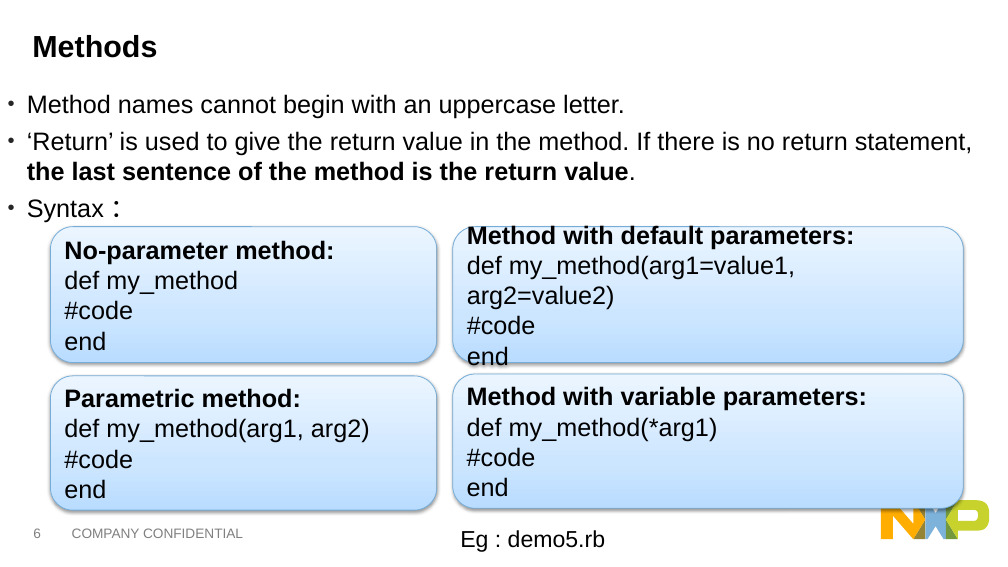
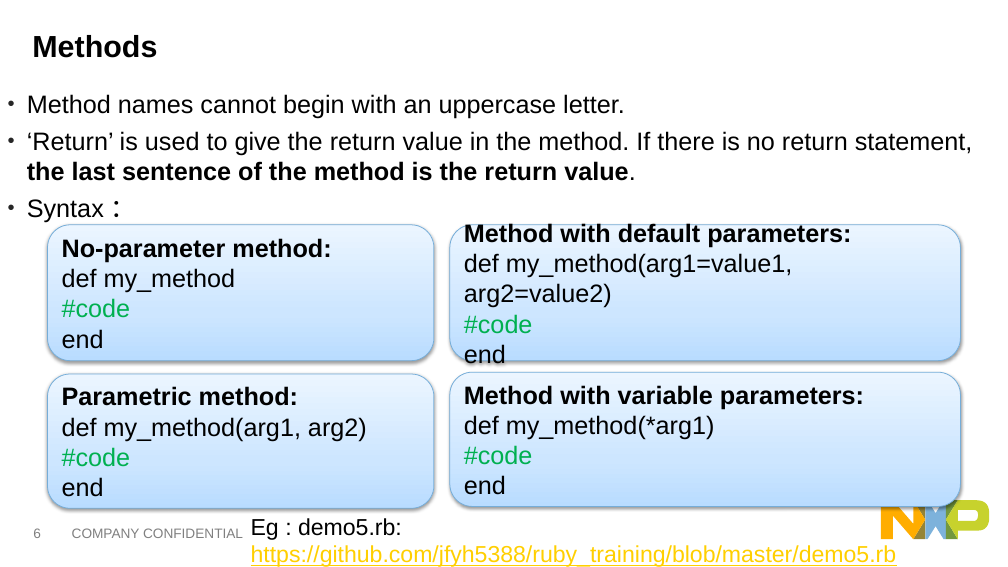
Before and after one commit to jfyh5388/ruby_training, a slide deck: slide 6 of Ruby basic training_eng V1.1.pptx. Drawn at 1008x567 pixels with LibreOffice and Linux fonts; fonts in the diff are those of the drawing. Boxes give left, top, right and bottom in pixels: in the first picture for what was removed or moved away, otherwise in the second. Text is boxed around its words. In the diff, an @@ line names an element or a change of style, - is before the commit and + after.

```diff
--- a/Ruby basic training_eng V1.1.pptx
+++ b/Ruby basic training_eng V1.1.pptx
@@ text in rounded rectangle at bbox=[62, 298, 131, 318]: text colour #000000 to #00B050 in "#code" @@
@@ text in rounded rectangle at bbox=[464, 314, 533, 334]: text colour #000000 to #00B050 in "#code" @@
@@ text in rounded rectangle at bbox=[62, 447, 131, 467]: text colour #000000 to #00B050 in "#code" @@
@@ text in rounded rectangle at bbox=[464, 445, 533, 465]: text colour #000000 to #00B050 in "#code" @@
@@ text at bbox=[251, 518, 897, 567]: text changed; text colour #000000 to #FFCF00 @@
-Eg : demo5.rb
+Eg : demo5.rb:
+https://github.com/jfyh5388/ruby_training/blob/master/demo5.rb
```
Also in this commit, not shown: 16 other slides changed.
